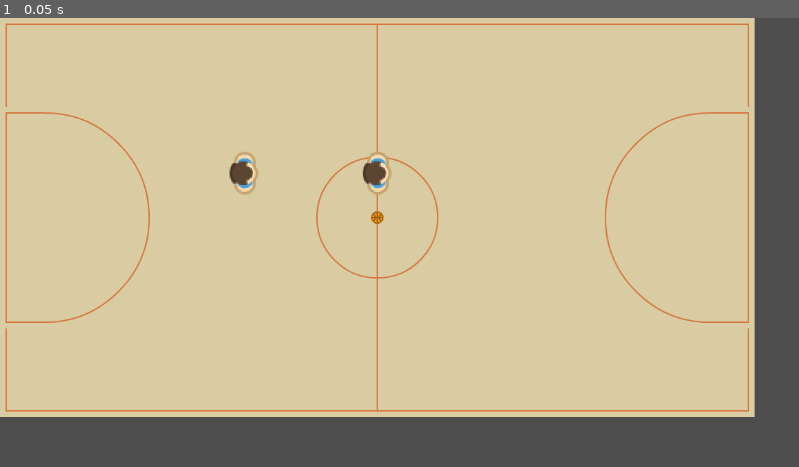
Above: before the commit, frame 1.
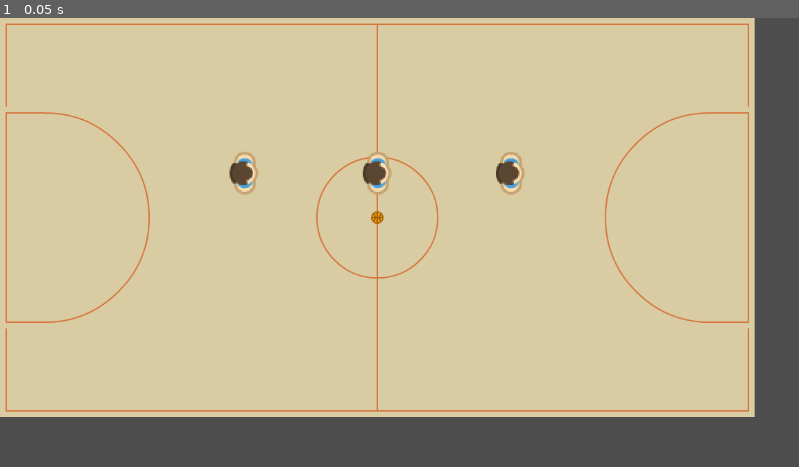
Above: after the commit, the same moment.

Repository: Cafeko/Basquete_RPG
Game: Godot game, scene res://Cenas/Main.tscn
Same seed, same stepped clock (60 frames per second), same inputs: the game is played once before the commit and once after it.
Inputs:
- Up to frame 1 (0.05 s): no input

The runs differ from the first frame. In frame 1, 0.2% of the frame differs, in the area x 62-66%, y 29-40%.

Commit message:
Define e desenha caminho, limite do numero de tiles movimentados

Diff:
--- a/Basquete_RPG_Godot/Cenas/Main.tscn
+++ b/Basquete_RPG_Godot/Cenas/Main.tscn
@@ -1,10 +1,11 @@
-[gd_scene load_steps=6 format=3 uid="uid://dovcj2aiyhwuk"]
+[gd_scene load_steps=7 format=3 uid="uid://dovcj2aiyhwuk"]
 
 [ext_resource type="PackedScene" uid="uid://mjyhv5fjm7fc" path="res://Cenas/Quadra.tscn" id="1_8wqro"]
 [ext_resource type="PackedScene" uid="uid://bfymvsxinjbns" path="res://Cenas/Controlador.tscn" id="1_wjbi7"]
 [ext_resource type="PackedScene" uid="uid://brudnwsbxiwbb" path="res://Cenas/Jogador.tscn" id="3_s0nbf"]
 [ext_resource type="PackedScene" uid="uid://cwfuoqq5vmp0g" path="res://Cenas/UI.tscn" id="5_en28u"]
 [ext_resource type="PackedScene" uid="uid://coy7olt5nnj62" path="res://Cenas/Bola.tscn" id="5_sxtxk"]
+[ext_resource type="PackedScene" uid="uid://cmlxjygdfm1k6" path="res://Cenas/Visual.tscn" id="6_mo0vx"]
 
 [node name="Main" type="Node"]
 
@@ -12,15 +13,33 @@
 
 [node name="Quadra" parent="." instance=ExtResource("1_8wqro")]
 
+[node name="Visual" parent="." instance=ExtResource("6_mo0vx")]
+
 [node name="Jogadores" type="Node2D" parent="."]
 
 [node name="Jogador" parent="Jogadores" instance=ExtResource("3_s0nbf")]
 position = Vector2(380, 209)
 
+[node name="Status" parent="Jogadores/Jogador" index="0"]
+movimento = 4
+
 [node name="Jogador2" parent="Jogadores" instance=ExtResource("3_s0nbf")]
-position = Vector2(555, 225)
+position = Vector2(553, 208)
+
+[node name="Status" parent="Jogadores/Jogador2" index="0"]
+movimento = 3
+
+[node name="Jogador3" parent="Jogadores" instance=ExtResource("3_s0nbf")]
+position = Vector2(716, 211)
+
+[node name="Status" parent="Jogadores/Jogador3" index="0"]
+movimento = 5
 
 [node name="UI" parent="." instance=ExtResource("5_en28u")]
 
 [node name="Bola" parent="." instance=ExtResource("5_sxtxk")]
 position = Vector2(544, 302)
+
+[editable path="Jogadores/Jogador"]
+[editable path="Jogadores/Jogador2"]
+[editable path="Jogadores/Jogador3"]
--- /dev/null
+++ b/Basquete_RPG_Godot/Cenas/Visual.tscn
@@ -0,0 +1,9 @@
+[gd_scene load_steps=2 format=3 uid="uid://cmlxjygdfm1k6"]
+
+[ext_resource type="Script" path="res://Scripts/visual.gd" id="1_virsv"]
+
+[node name="Visual" type="Node2D"]
+script = ExtResource("1_virsv")
+
+[node name="Linha" type="Line2D" parent="."]
+default_color = Color(0.290196, 0.34902, 1, 0.670588)
--- a/Basquete_RPG_Godot/Cenas/jogador.tscn
+++ b/Basquete_RPG_Godot/Cenas/jogador.tscn
@@ -1,7 +1,8 @@
-[gd_scene load_steps=9 format=3 uid="uid://brudnwsbxiwbb"]
+[gd_scene load_steps=10 format=3 uid="uid://brudnwsbxiwbb"]
 
 [ext_resource type="Texture2D" uid="uid://kvxxsjm5j4jb" path="res://Assets/PNG/Blue/characterBlue (8).png" id="1_5q6r0"]
 [ext_resource type="Script" path="res://Scripts/jogador.gd" id="1_8s316"]
+[ext_resource type="Script" path="res://Scripts/status_jogador.gd" id="2_hlyrr"]
 [ext_resource type="Script" path="res://Scripts/Acoes/acoes.gd" id="3_b3cyp"]
 [ext_resource type="Script" path="res://Scripts/Acoes/acao.gd" id="4_p5qyd"]
 [ext_resource type="Script" path="res://Scripts/Acoes/acao_mover.gd" id="5_a256m"]
@@ -13,6 +14,9 @@
 
 [node name="Jogador" type="CharacterBody2D"]
 script = ExtResource("1_8s316")
+
+[node name="Status" type="Node" parent="."]
+script = ExtResource("2_hlyrr")
 
 [node name="CollisionShape2D" type="CollisionShape2D" parent="."]
 shape = SubResource("RectangleShape2D_laouc")
--- a/Basquete_RPG_Godot/Scripts/Estados/Controlador/estado_mover_jogador.gd
+++ b/Basquete_RPG_Godot/Scripts/Estados/Controlador/estado_mover_jogador.gd
@@ -1,15 +1,75 @@
 # -<estado_mover_jogador>------------------------------------------------------------------------- #
-# Estado do controlador, estado que inicia a ação de movimento do jogador selecionado.
+# Estado do controlador, estado que se define o caminho e inicia o movimento do jogador selecionado.
 # ------------------------------------------------------------------------------------------------ #
 extends Estado
 
+var caminho : Array[Vector2i] = []
+var jogador : Jogador
+var tile_jogador : Vector2i
+var definir_caminho = false
+var tile_atual : Vector2i
+var caminho_tamanho : int = 0
+
+# Executado quando entra no estado.
+func entrando():
+	caminho = []
+	definir_caminho = false
+	jogador = Global.controlador.get_jogador_selecionado()
+	tile_jogador = Global.quadra.cord_para_tile(jogador.global_position)
+	caminho_tamanho = jogador.status.get_movimento_numero_tiles()
+
 # Executando enquanto está no estado.
 func executando(_delta):
-	# Ao precionar o botão esquerdo do mouse: Cria um caminho entre o jogador_selecionado e o tile
-	# que estava na posição do mouse e faz o jogador começar a percorrer esse caminho.
+	# Verifica se pressionou no jogador selecionado para comesar a definir o caminho.
 	if Input.is_action_just_pressed("mouse_esq"):
 		var posicao_mouse = Global.controlador.get_global_mouse_position()
-		var jogador = Global.controlador.get_jogador_selecionado()
-		var caminho = Global.quadra.cria_caminho(jogador.global_position, posicao_mouse)
+		var alvo = Global.controlador.verifica_ponto(posicao_mouse)
+		if jogador == alvo:
+			caminho = []
+			Global.visual.limpar_linha()
+			definir_caminho = true
+			caminho.append(tile_jogador)
+	# Para de definir o caminho quando soltar o botão esquerdo do mouse.
+	if Input.is_action_just_released("mouse_esq"):
+		definir_caminho = false
+	# Enquanto estiver definindo caminho (Segurando o botão esquerdo do mouse).
+	if definir_caminho:
+		# Pega o tile em que o mouse está.
+		var posicao_mouse = Global.controlador.get_global_mouse_position()
+		var tile = Global.quadra.cord_para_tile(posicao_mouse)
+		# Se o mouse foi para um novo tile:
+		if tile != tile_atual:
+			tile_atual = tile
+			# Se o tile já está no caminho ele reduz o caminho até esse tile.
+			if tile in caminho:
+				caminho = caminho.slice(0, caminho.find(tile) + 1)
+			# Adiciona o tile ao caminho se: ele está livre para andar, se ele está proximo e se o
+			# jogador selecionado ainda pade andar mais tiles.
+			elif ta_livre_pra_andar(tile) and distancia_valida(tile)\
+								and len(caminho) < caminho_tamanho + 1:
+				caminho.append(tile)
+			# Desenha o caminho definido.
+			Global.visual.linha_desenhar_caminho(caminho)
+	# Faz o jogador começar o movimento no caminho definido ao precionar seta pra cima (trocar por um
+	# botão depois).
+	if Input.is_action_just_pressed("ui_up"):
 		jogador.comeca_mover(caminho)
 		muda_estado.emit(self.name, "FazendoAcao")
+
+# Executado ao sair do estado
+func saindo():
+	Global.visual.limpar_linha()
+
+# Verifica se o tile está proximo do tile da ponta do caminho.
+func distancia_valida(tile1 : Vector2i):
+	if len(caminho) > 0 and (tile1 - caminho[-1]).length() > 1:
+		return false
+	else:
+		return true
+
+# Verifica se o tile está ocupado por outro jogador.
+func ta_livre_pra_andar(tile : Vector2i):
+	if tile == tile_jogador or Global.quadra.tile_navegavel(tile):
+		return true
+	else:
+		return false
--- a/Basquete_RPG_Godot/Scripts/global.gd
+++ b/Basquete_RPG_Godot/Scripts/global.gd
@@ -8,6 +8,7 @@
 var quadra : Quadra
 var ui
 var bola : Bola
+var visual
 
 # Sinais:
 signal acao_escolhida
--- a/Basquete_RPG_Godot/Scripts/jogador.gd
+++ b/Basquete_RPG_Godot/Scripts/jogador.gd
@@ -5,6 +5,7 @@
 class_name Jogador
 
 @onready var ponto_bola = $PontoBola
+@onready var status = $Status
 
 #Ações
 var acoes : Dictionary
--- a/Basquete_RPG_Godot/Scripts/quadra.gd
+++ b/Basquete_RPG_Godot/Scripts/quadra.gd
@@ -77,6 +77,11 @@
 	var tile = cord_para_tile(cord)
 	return tile_para_cord(tile)
 
+# Retorna se o tile é navegavel ou não.
+func tile_navegavel(tile : Vector2i):
+	var tile_data = tilemap.get_cell_tile_data(layers_id["Navegacao"], tile)
+	return tile_data != null
+
 # Cria o caminho de tiles a ser percorido para ir de uma cordenada a outra.
 func cria_caminho(de : Vector2, para : Vector2):
 	var inicio = cord_para_tile(de)
--- /dev/null
+++ b/Basquete_RPG_Godot/Scripts/status_jogador.gd
@@ -0,0 +1,10 @@
+# -<status_jogador>------------------------------------------------------------------------------- #
+# Guarda as informações do jogador.
+# ------------------------------------------------------------------------------------------------ #
+extends Node
+
+@export var movimento : int = 1
+
+# Retorna o número de tiles que o jogador pode mover em uma ação.
+func get_movimento_numero_tiles():
+	return movimento
--- /dev/null
+++ b/Basquete_RPG_Godot/Scripts/visual.gd
@@ -0,0 +1,20 @@
+# -<visual>--------------------------------------------------------------------------------------- #
+# Cria e exibe elementos visuais.
+# ------------------------------------------------------------------------------------------------ #
+extends Node2D
+
+@onready var linha = $Linha
+
+func _ready():
+	Global.visual = self
+
+# Desenha o caminho especificado.
+func linha_desenhar_caminho(caminho : Array[Vector2i]):
+	linha.clear_points()
+	for t in caminho:
+		var cord = Global.quadra.tile_para_cord(t)
+		linha.add_point(cord)
+
+# Limpa o desenho feito com a linha.
+func limpar_linha():
+	linha.clear_points()
